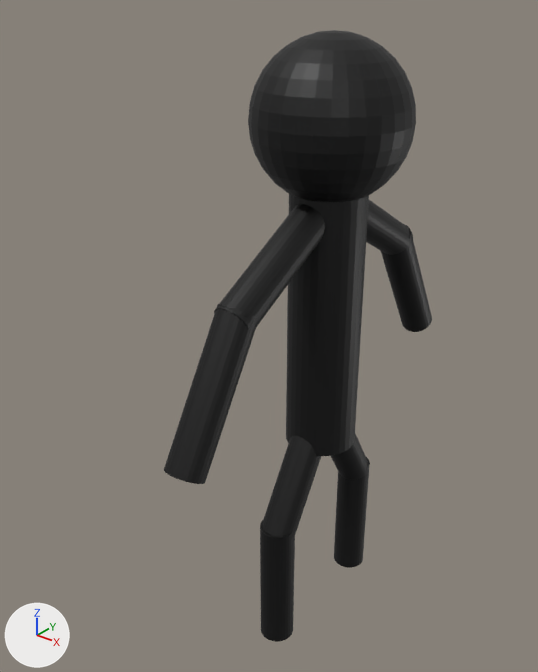
The Blender file Assets/Stickman.blend as it was, and as the next commit left it.
Before and after are seen from a camera (50 mm lens) standing at (5.15, -7.63, 9.07) and looking at (-0.68, -0.35, 4.56). The axes (+X, +Y, +Z) are drawn at lower left. The lights are the same throughout.

The older version as bpy lines, for what is in view:
```python
ob_cylinder_001 = bpy.data.objects.new('Cylinder.001', me_cylinder_001)
ob_cylinder_001.location = (0.0, 0.5, 2.75)
ob_cylinder_001.rotation_euler = (0.524, 0.0, 0.0)  # degrees (30, 0, 0)
ob_cylinder_001.scale = (0.25, 0.25, 1.0)
ob_cylinder_002 = bpy.data.objects.new('Cylinder.002', me_cylinder_002)
ob_cylinder_002.location = (0.0, -0.5, 2.75)
ob_cylinder_002.rotation_euler = (-0.524, 0.0, 0.0)  # degrees (-30, 0, 0)
ob_cylinder_002.scale = (0.25, 0.25, 1.0)
ob_cylinder_003 = bpy.data.objects.new('Cylinder.003', me_cylinder_003)
ob_cylinder_003.location = (0.0, 1.0, 6.0)
ob_cylinder_003.rotation_euler = (1.047, 0.0, 0.0)  # degrees (60, 0, 0)
ob_cylinder_003.scale = (0.25, 0.25, 1.0)
ob_cylinder_004 = bpy.data.objects.new('Cylinder.004', me_cylinder_004)
ob_cylinder_004.location = (0.0, -1.0, 1.0)
ob_cylinder_004.scale = (0.25, 0.25, 1.0)
ob_cylinder_005 = bpy.data.objects.new('Cylinder.005', me_cylinder_005)
ob_cylinder_005.location = (0.0, 1.0, 1.0)
ob_cylinder_005.scale = (0.25, 0.25, 1.0)
ob_cylinder_006 = bpy.data.objects.new('Cylinder.006', me_cylinder_006)
ob_cylinder_006.location = (0.0, -1.0, 6.0)
ob_cylinder_006.rotation_euler = (-1.047, 0.0, 0.0)  # degrees (-60, 0, 0)
ob_cylinder_006.scale = (0.25, 0.25, 1.0)
ob_cylinder_007 = bpy.data.objects.new('Cylinder.007', me_cylinder_007)
ob_cylinder_007.location = (0.0, -2.25, 4.75)
ob_cylinder_007.rotation_euler = (-0.524, 0.0, 0.0)  # degrees (-30, 0, 0)
ob_cylinder_007.scale = (0.25, 0.25, 1.0)
ob_cylinder_008 = bpy.data.objects.new('Cylinder.008', me_cylinder_008)
ob_cylinder_008.location = (0.0, 2.25, 4.75)
ob_cylinder_008.rotation_euler = (0.524, 0.0, 0.0)  # degrees (30, 0, 0)
ob_cylinder_008.scale = (0.25, 0.25, 1.0)
ob_sphere = bpy.data.objects.new('Sphere', me_sphere)
ob_sphere.location = (0.0, 0.0, 7.5)
# also in view: 'Cylinder' at (0.0, 0.0, 5.0)
```
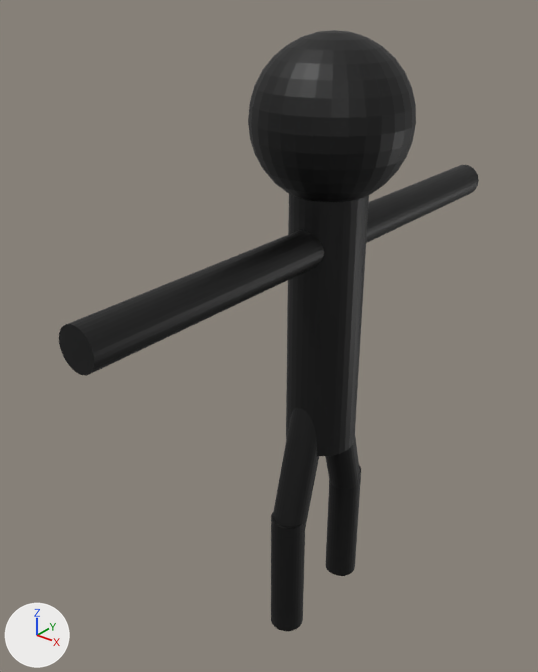
Where the change shows, as pixel boxes (x1, y1, x2, y2) in the pictures (538 x 672 px):
'Cylinder.007', moved, turned
    before: (164, 304, 256, 484)
    after: (59, 264, 240, 376)
'Cylinder.006', turned
    before: (214, 204, 325, 330)
    after: (217, 230, 324, 306)
'Cylinder.004', moved
    before: (260, 520, 295, 642)
    after: (271, 513, 305, 631)
'Cylinder.008', moved, turned
    before: (381, 224, 432, 332)
    after: (400, 165, 479, 221)
'Cylinder.002', turned
    before: (262, 436, 321, 539)
    after: (271, 407, 319, 538)
'Cylinder.005', moved
    before: (334, 457, 370, 568)
    after: (326, 466, 361, 576)
'Cylinder.003', turned
    before: (366, 200, 413, 255)
    after: (366, 189, 420, 243)
'Cylinder.001', turned
    before: (331, 434, 368, 480)
    after: (325, 438, 361, 489)

The change in detail:
Object 'Cylinder.001' (ob_cylinder_001) turns from (30, 0, 0) to (15, 0, 0) degrees about x, y and z.
Object 'Cylinder.002' (ob_cylinder_002) turns from (-30, 0, 0) to (-15, 0, 0) degrees about x, y and z.
Object 'Cylinder.004' (ob_cylinder_004) moves from (0.0, -1.0, 1.0) to (0.0, -0.75, 1.0).
Object 'Cylinder.005' (ob_cylinder_005) moves from (0.0, 1.0, 1.0) to (0.0, 0.75, 1.0).
Object 'Cylinder.006' (ob_cylinder_006) turns from (-60, 0, 0) to (90, 0, 0) degrees about x, y and z.
Object 'Cylinder.003' (ob_cylinder_003) turns from (60, 0, 0) to (90, 0, 0) degrees about x, y and z.
Object 'Cylinder.007' (ob_cylinder_007) moves from (0.0, -2.25, 4.75) to (0.0, -3.0, 6.0).
Object 'Cylinder.007' (ob_cylinder_007) turns from (-30, 0, 0) to (90, 0, 0) degrees about x, y and z.
Object 'Cylinder.008' (ob_cylinder_008) moves from (0.0, 2.25, 4.75) to (0.0, 3.0, 6.0).
Object 'Cylinder.008' (ob_cylinder_008) turns from (30, 0, 0) to (90, 0, 0) degrees about x, y and z.
